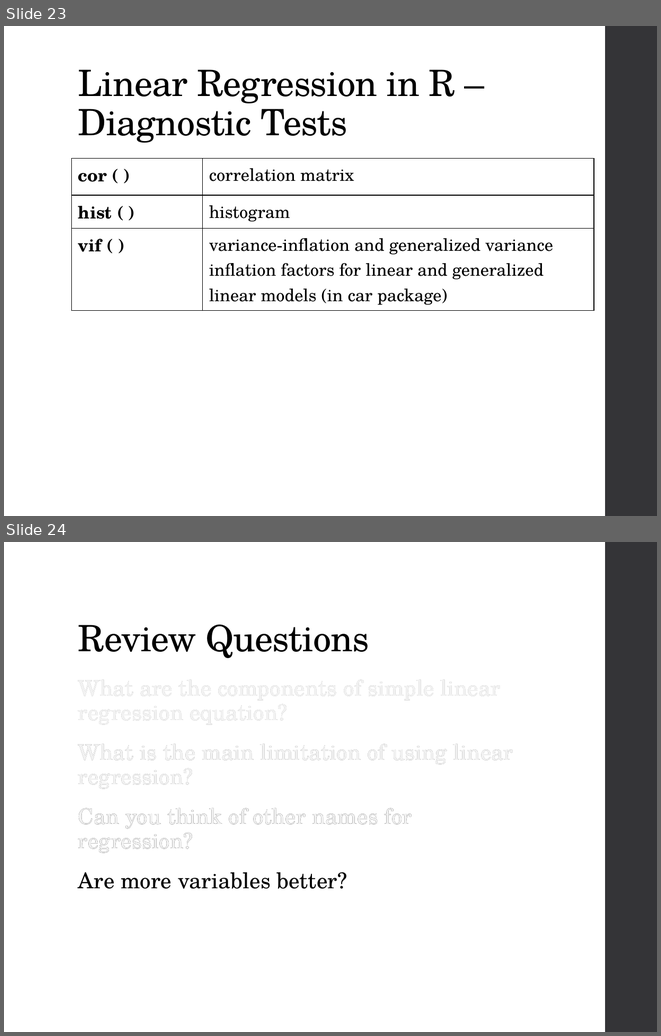
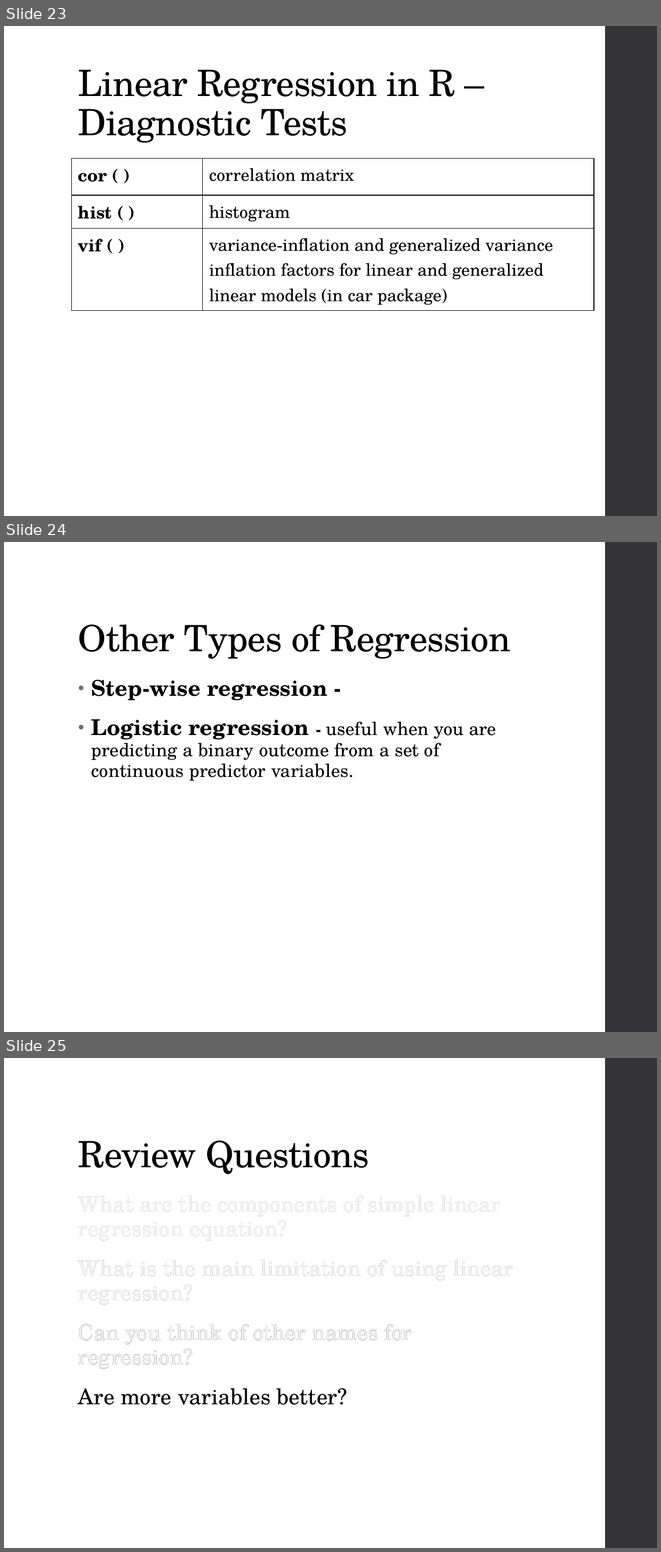
Before and after one commit to ncss-tech/stats_for_soil_survey, a slide deck: presentations/linear_regression/Linear_regression.pptx. Shown one above the other, each under a label of ours: slides 23 and 24 before the commit, slides 23, 24 and 25 after it. The pictures are 661x1036 and 661x1552 pixels, drawn with LibreOffice and Linux fonts; fonts in the diff are those of the drawing. Boxes give left, top, right and bottom in pixels: in the first picture for what was removed or moved away, otherwise in the second. Text is boxed around its words. In the diff, an @@ line names an element or a change of style, - is before the commit and + after.

Commit message:
adding content to linear regression ppt

```diff
--- a/presentations/linear_regression/Linear_regression.pptx
+++ b/presentations/linear_regression/Linear_regression.pptx
@@ slide 24 added at bbox=[4, 542, 657, 1032], background #FFFFFF; not listed: 1 template element that a slide beside it also shows @@
@@ title added at bbox=[78, 624, 511, 659], 40 pt, text #000000 @@
+Other Types of Regression
@@ text added at bbox=[91, 679, 496, 780], 20 pt, text #000000 @@
+• Step-wise regression -
+• Logistic regression - useful when you are predicting a binary outcome from a set of continuous predictor variables.
@@ what was slide 24 is now slide 25 @@
```
Also in this commit, not shown: 2 slides changed.
